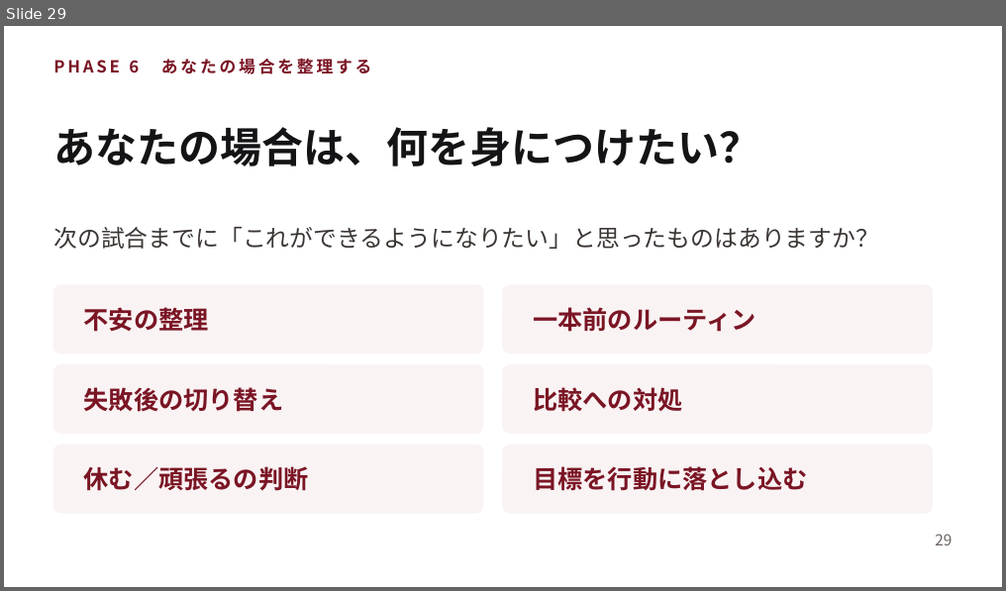
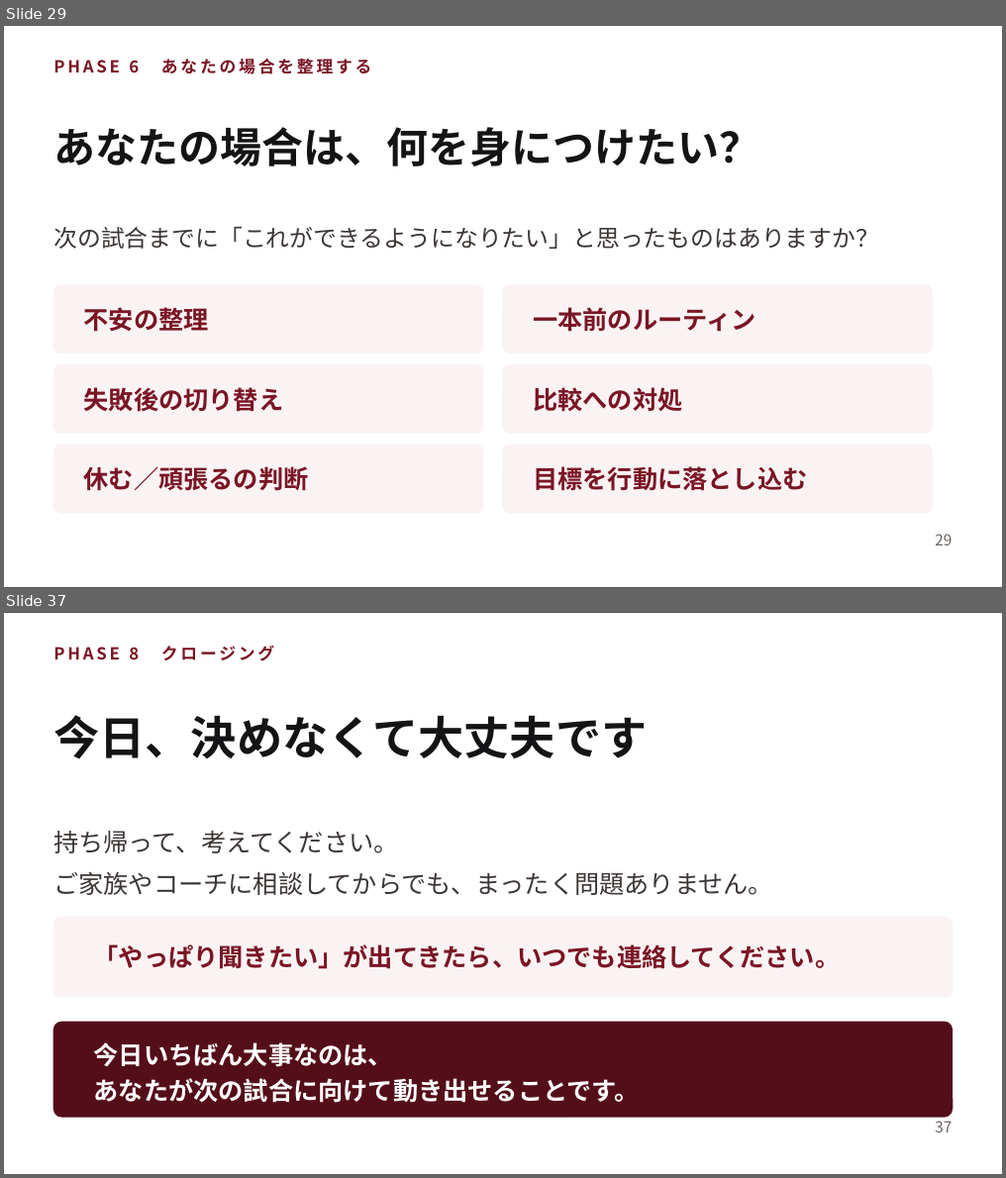
Before and after one commit to shiori0823/shiorin-trainer, a slide deck: deck/consultation-deck.pptx. Shown one above the other, each under a label of ours: slide 29 before the commit, slides 29 and 37 after it; the slides between them are not shown. The pictures are 1006x591 and 1006x1178 pixels, drawn with LibreOffice and Linux fonts; fonts in the diff are those of the drawing. Boxes give left, top, right and bottom in pixels: in the first picture for what was removed or moved away, otherwise in the second. Text is boxed around its words. In the diff, an @@ line names an element or a change of style, - is before the commit and + after.

```diff
--- a/deck/consultation-deck.pptx
+++ b/deck/consultation-deck.pptx
@@ slide 37 added at (4, 613, 1002, 1174), background #FFFFFF @@
@@ text added at (54, 645, 274, 662), 12 pt, text #7A1524, bold @@
+PHASE 8 クロージング
@@ text added at (54, 715, 647, 759), 33 pt, text #141416, bold @@
+今日、決めなくて大丈夫です
@@ text added at (54, 831, 773, 895), 18 pt, text #3B3634 @@
+持ち帰って、考えてください。
+ご家族やコーチに相談してからでも、まったく問題ありません。
@@ rounded rectangle added at (54, 917, 952, 997), fill #FAF3F4, outline #FAF3F4 1 pt @@
@@ text added at (94, 945, 841, 969), 18 pt, text #7A1524, bold @@
+「やっぱり聞きたい」が出てきたら、いつでも連絡してください。
@@ rounded rectangle added at (54, 1022, 952, 1117), fill #540E19, outline #540E19 1 pt @@
@@ text added at (94, 1043, 640, 1103), 18 pt, text #FFFFFF, bold @@
+今日いちばん大事なのは、
+あなたが次の試合に向けて動き出せることです。
@@ text added at (935, 1121, 951, 1133), 11 pt, text #6B6360 @@
+37
```
Also in this commit, not shown: 8 slides changed, 1 other slide added, 2 other files.
